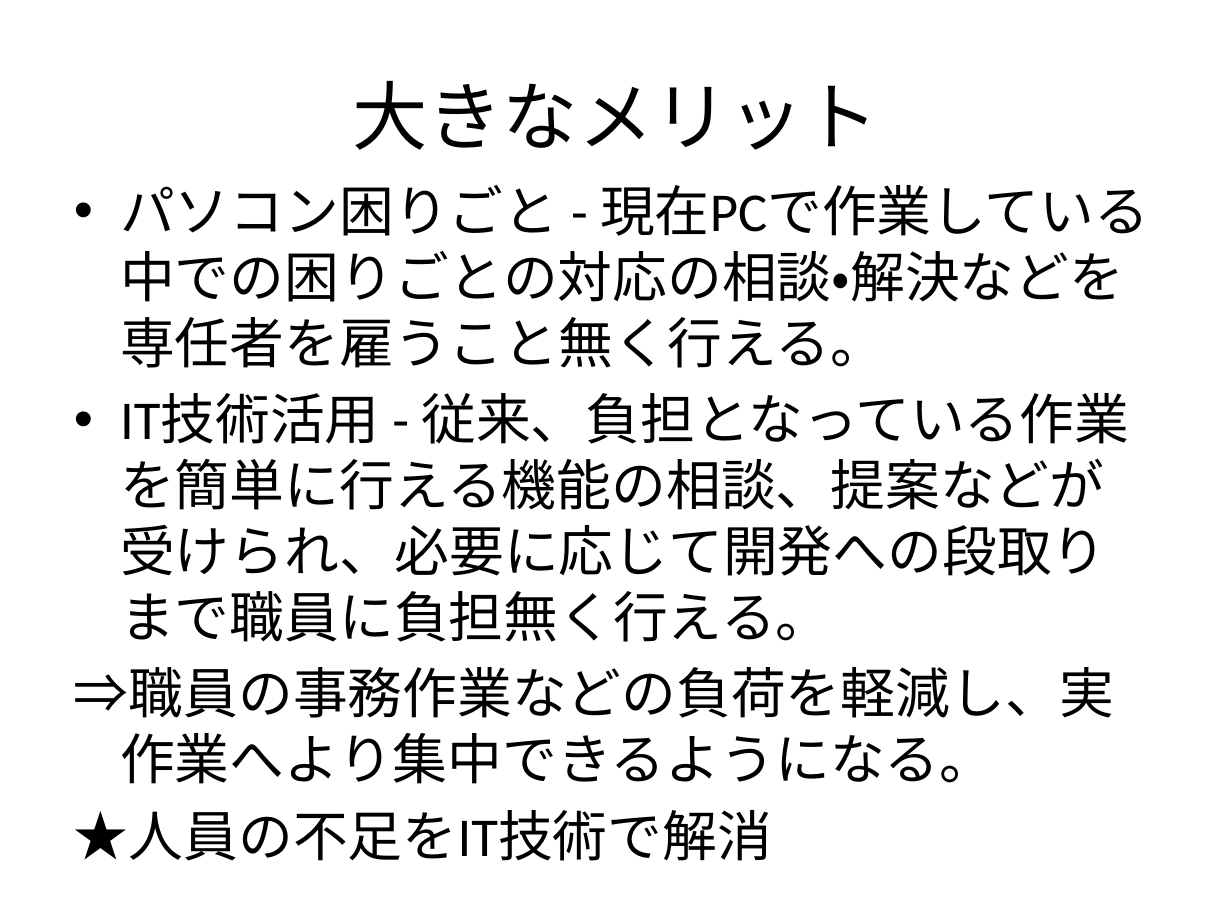
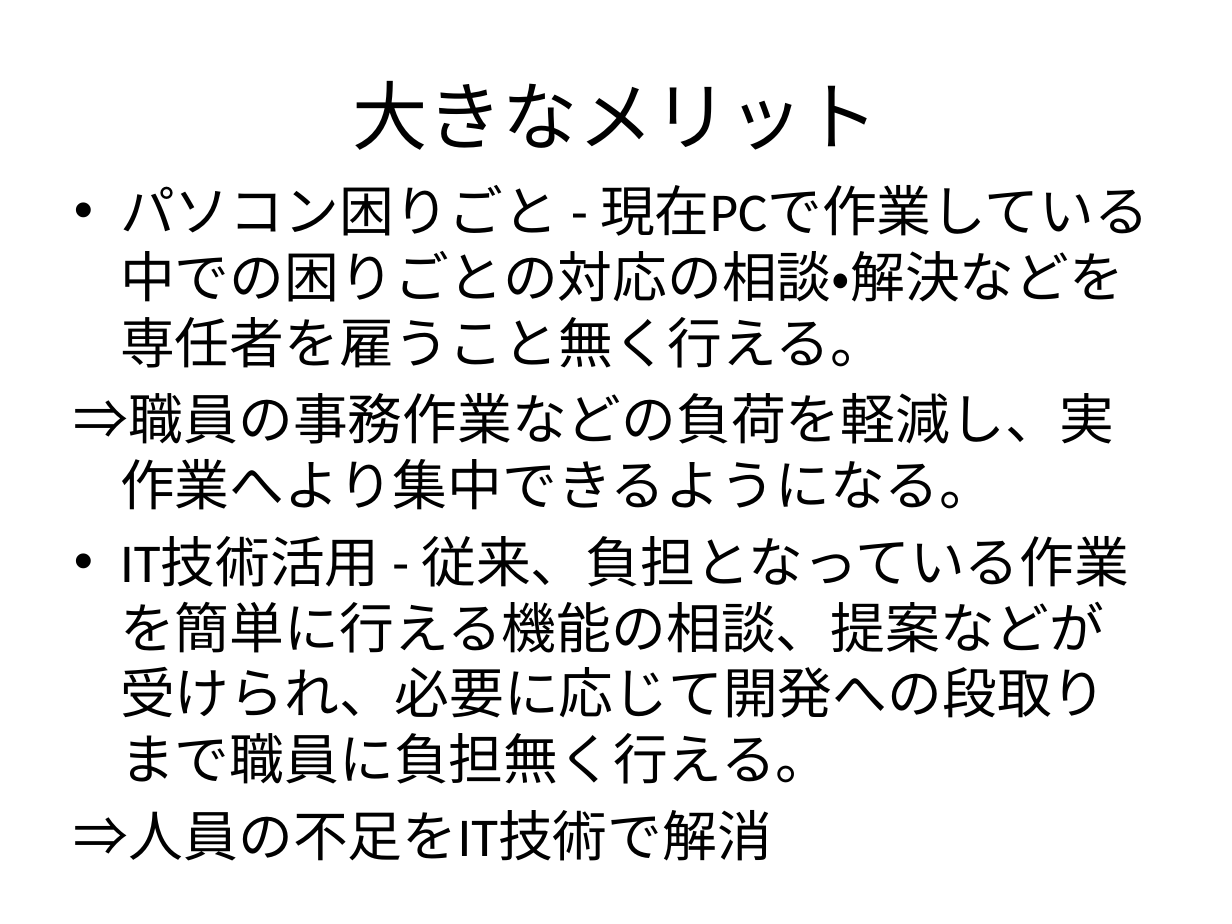
Before and after one commit to tasto/util, a slide deck: slide 4 of 資料/福祉ITコンサルの可能性について.pptx (slide 3 before the commit). Drawn at 1232x924 pixels with LibreOffice and Linux fonts; fonts in the diff are those of the drawing. Boxes give left, top, right and bottom in pixels: in the first picture for what was removed or moved away, otherwise in the second. Text is boxed around its words. In the diff, an @@ line names an element or a change of style, - is before the commit and + after.

```diff
--- a/資料/福祉ITコンサルの可能性について.pptx
+++ b/資料/福祉ITコンサルの可能性について.pptx
@@ text at [74, 393, 1115, 510]: paragraph added @@
+⇒職員の事務作業などの負荷を軽減し、実作業へより集中できるようになる。
@@ text at [74, 810, 772, 861]: text changed @@
-⇒職員の事務作業などの負荷を軽減し、実作業へより集中できるようになる。
-★人員の不足をIT技術で解消
+⇒人員の不足をIT技術で解消
```
Also in this commit, not shown: 1 other slide changed, 1 slide added.
